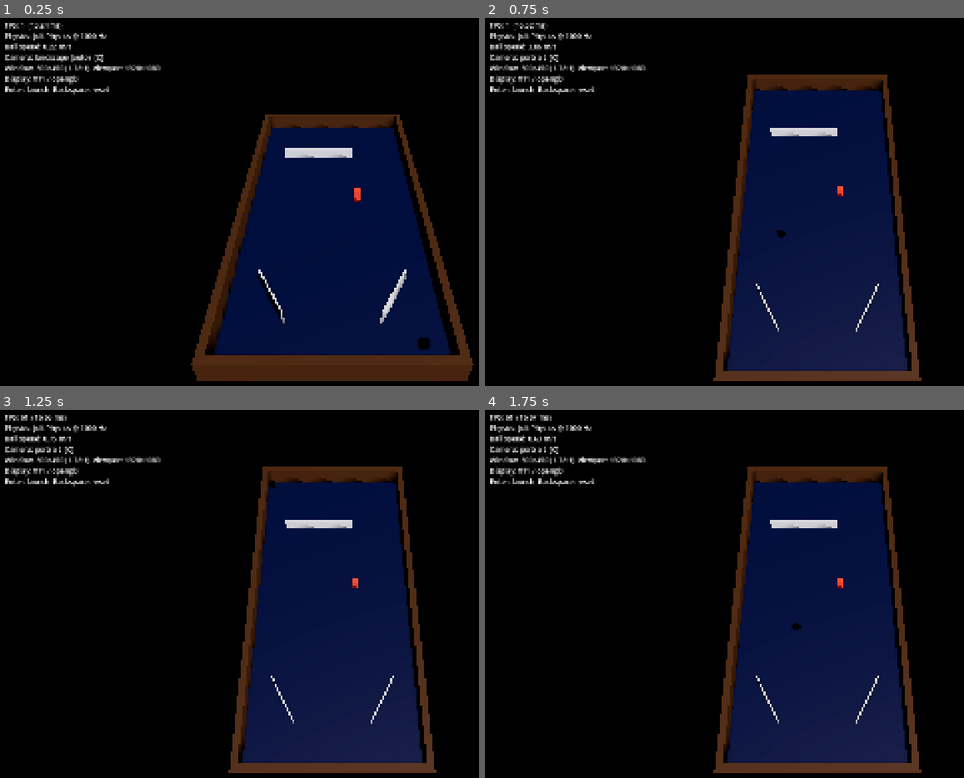
Above: before the commit, frames 1-4 (two rows, left to right).
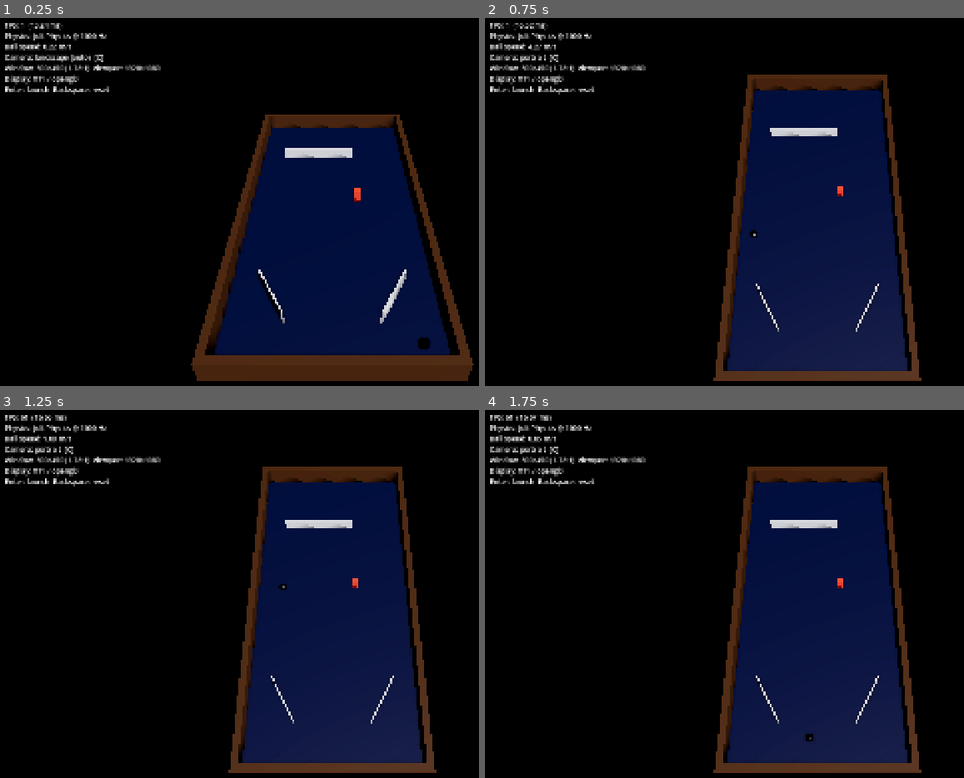
Above: after the commit, the same moments.

Repository: brnl-claude/pinball
Game: Godot game, scene res://main.tscn
The game is run twice, just before and just after one commit, with the same random seed, the same clock (stepped at 60 frames per second) and the same inputs.
Inputs (mouse positions are in pixels of both pictures, inside the frame that each line leads up to):
- Up to frame 1 (0.25 s): no input
- Up to frame 2 (0.75 s): tap Enter (plunger) at 0.5 s; move the mouse to (963, 183) at 0.52 s; hold / (nudge_right) from 0.53 s (still down); hold C (camera_next) from 0.53 s (still down); click (963, 183) at 0.67 s
- Up to frame 3 (1.25 s): keep holding / (nudge_right); keep holding C (camera_next)
- Up to frame 4 (1.75 s): move the mouse to (686, 612) at 1.27 s; release / (nudge_right) at 1.28 s; release C (camera_next) at 1.28 s; hold Shift (flipper_left) from 1.28 s (still down); tap Enter (plunger) at 1.35 s

Frame 1 is identical in both runs. In frame 2, less than 0.1% of the frame differs, in the area x 9-63%, y 7-60%; in frame 3, less than 0.1%; in frame 4, less than 0.1%.

Commit message:
Raise Jolt max angular velocity so the ball can roll faster than 0.64 m/s; tighten penetration slop and bounce threshold
Co-Authored-By: Claude Opus 5.5 <noreply@anthropic.com>
Claude-Session: https://claude.ai/code/session_017ht4tVgg5fmbzWLLk4UKiL

Diff:
--- a/project.godot
+++ b/project.godot
@@ -33,6 +33,9 @@
 common/physics_ticks_per_second=1000
 common/max_physics_steps_per_frame=32
 common/physics_interpolation=true
+jolt_physics_3d/limits/max_angular_velocity=3000.0
+jolt_physics_3d/simulation/penetration_slop=0.002
+jolt_physics_3d/simulation/bounce_velocity_threshold=0.2
 
 [rendering]
 
--- a/tests/smoke_test.gd
+++ b/tests/smoke_test.gd
@@ -15,6 +15,10 @@
 	_expect(Engine.physics_ticks_per_second == 1000, "physics must run at 1000 Hz")
 	_expect(ProjectSettings.get_setting("physics/common/physics_interpolation") == true,
 			"physics interpolation must be enabled")
+	# Jolt caps angular velocity at 47 rad/s by default, which limits a rolling
+	# 27 mm ball to ~0.64 m/s. A ball at 20 m/s spins at ~1500 rad/s.
+	_expect(ProjectSettings.get_setting("physics/jolt_physics_3d/limits/max_angular_velocity") >= 2000.0,
+			"Jolt max angular velocity is too low for a rolling pinball")
 
 	var input_actions = load("res://core/input_actions.gd")
 	input_actions.register_defaults()
